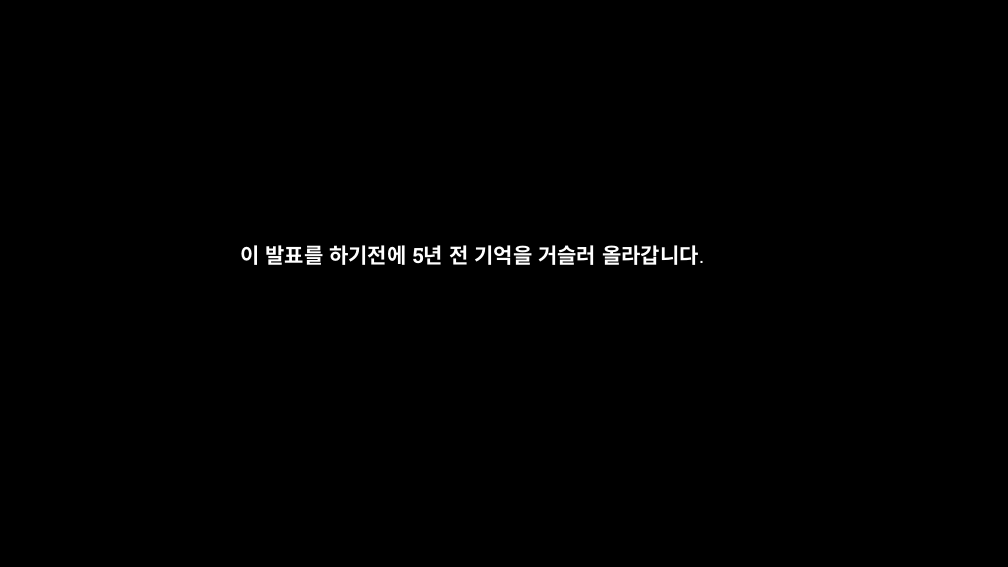
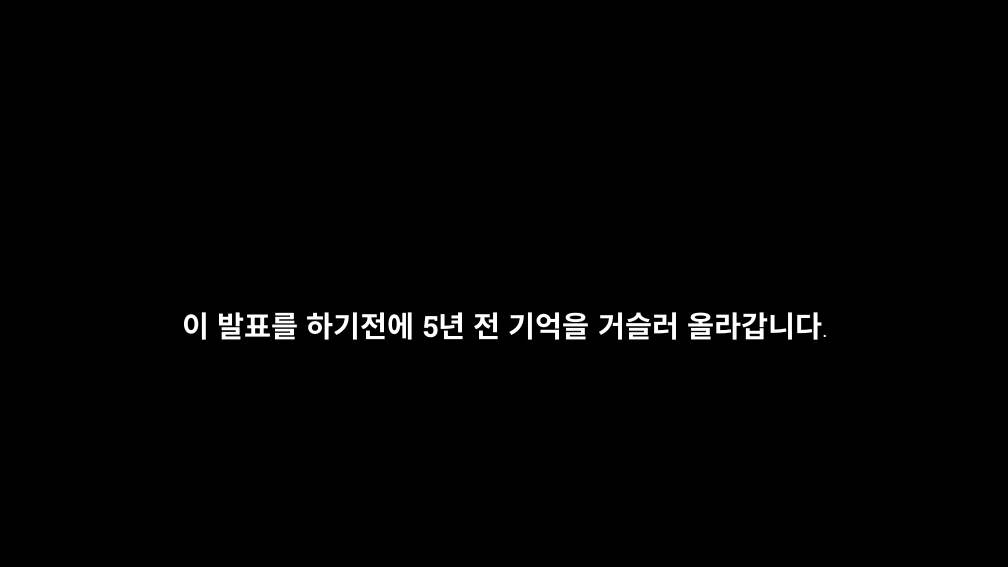
Before and after one commit to aliasgis/OSGEO, a slide deck: slide 4 of Mongodb 와 공간정보.pptx. Drawn at 1008x567 pixels with LibreOffice and Linux fonts; fonts in the diff are those of the drawing. Boxes give left, top, right and bottom in pixels: in the first picture for what was removed or moved away, otherwise in the second. Text is boxed around its words. In the diff, an @@ line names an element or a change of style, - is before the commit and + after.

Commit message:
발표문

```diff
--- a/Mongodb 와 공간정보.pptx
+++ b/Mongodb 와 공간정보.pptx
@@ text "이 발표를 하기전에 5년 전 ...": place and size @@
-text "이 발표를 하기전에 5년 전 ..." at bbox=[240, 245, 704, 265]
+text "이 발표를 하기전에 5년 전 ..." at bbox=[182, 312, 822, 340]
@@ text "이 발표를 하기전에 5년 전 ..." at bbox=[182, 312, 822, 340]: size 20 to 28 pt @@
```
Also in this commit, not shown: 12 other slides changed, 14 slides added, 2 slides removed.
